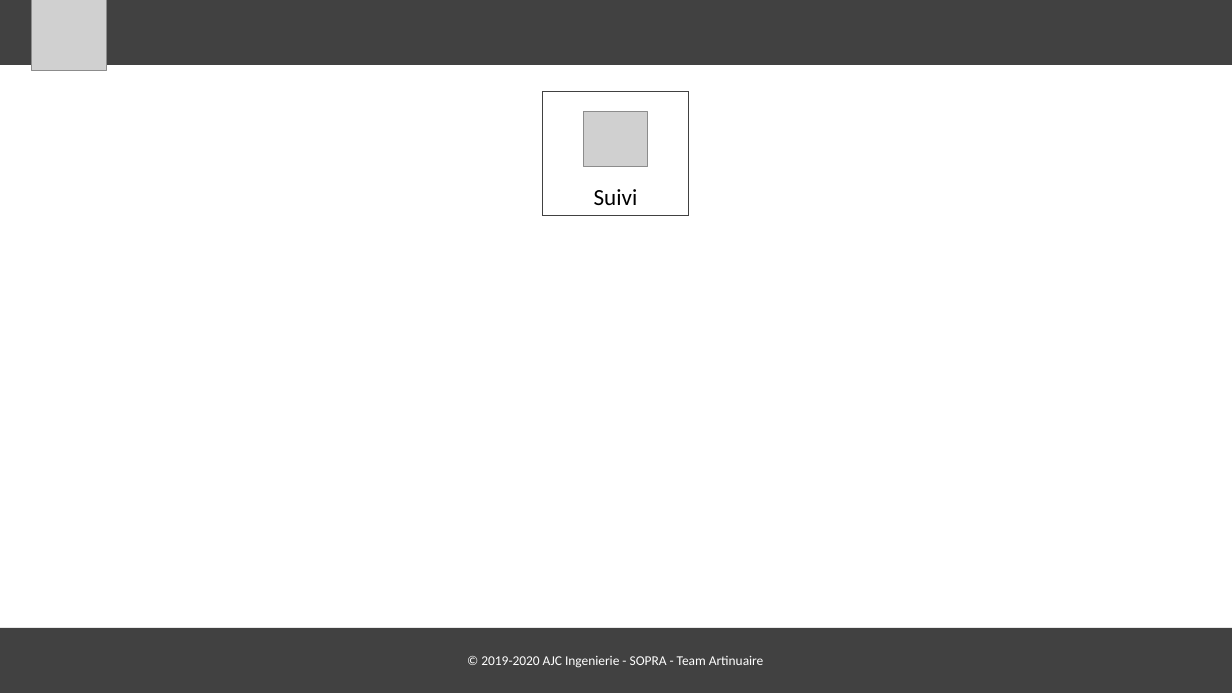
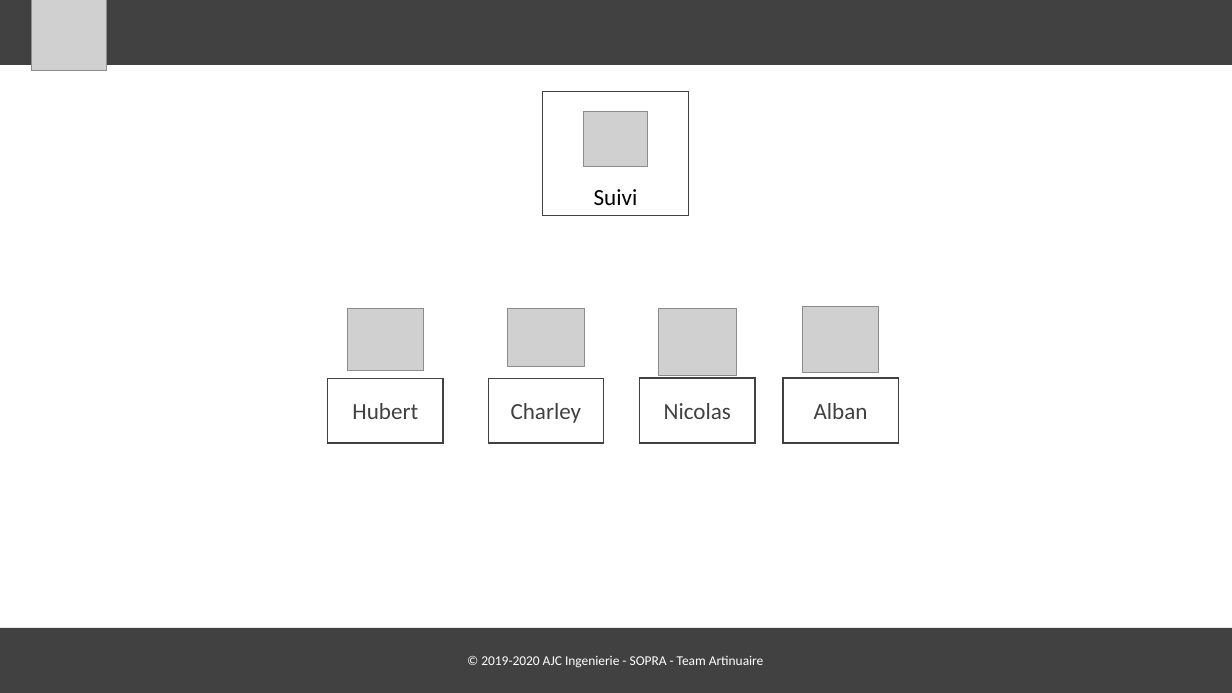
Before and after one commit to alredinor/diapo, a slide deck: slide 9 of alban.pptx (slide 8 before the commit). Drawn at 1232x693 pixels with LibreOffice and Linux fonts; fonts in the diff are those of the drawing; grey boxes stand for pictures. Boxes give left, top, right and bottom in pixels: in the first picture for what was removed or moved away, otherwise in the second. Text is boxed around its words. In the diff, an @@ line names an element or a change of style, - is before the commit and + after.

Commit message:
alban

```diff
--- a/alban.pptx
+++ b/alban.pptx
@@ picture added at (x1=348, y1=308, x2=424, y2=371) @@
@@ picture added at (x1=507, y1=308, x2=584, y2=366) @@
@@ picture added at (x1=659, y1=308, x2=737, y2=375) @@
@@ picture added at (x1=802, y1=307, x2=879, y2=372) @@
@@ rectangle added at (x1=328, y1=378, x2=444, y2=443), fill #FFFFFF, outline #414141 1 pt, 18 pt, text #414141 @@
+Hubert
@@ rectangle added at (x1=488, y1=378, x2=604, y2=443), fill #FFFFFF, outline #414141 1 pt, 18 pt, text #414141 @@
+Charley
@@ rectangle added at (x1=640, y1=378, x2=755, y2=443), fill #FFFFFF, outline #414141 1 pt, 18 pt, text #414141 @@
+Nicolas
@@ rectangle added at (x1=783, y1=378, x2=898, y2=443), fill #FFFFFF, outline #414141 1 pt, 18 pt, text #414141 @@
+Alban
```
Also in this commit, not shown: 5 other slides changed, 1 slide added, 1 slide removed.
